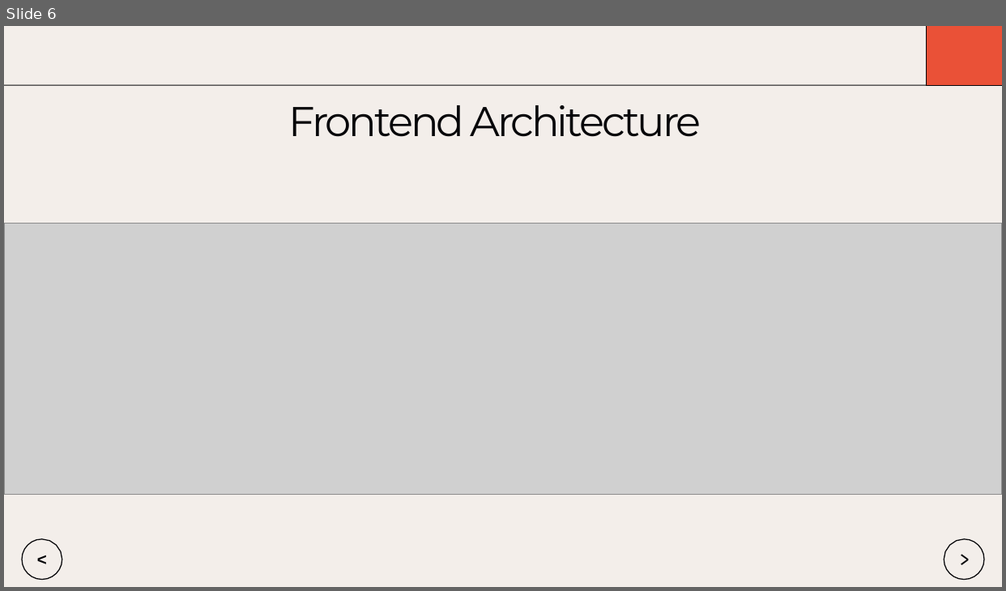
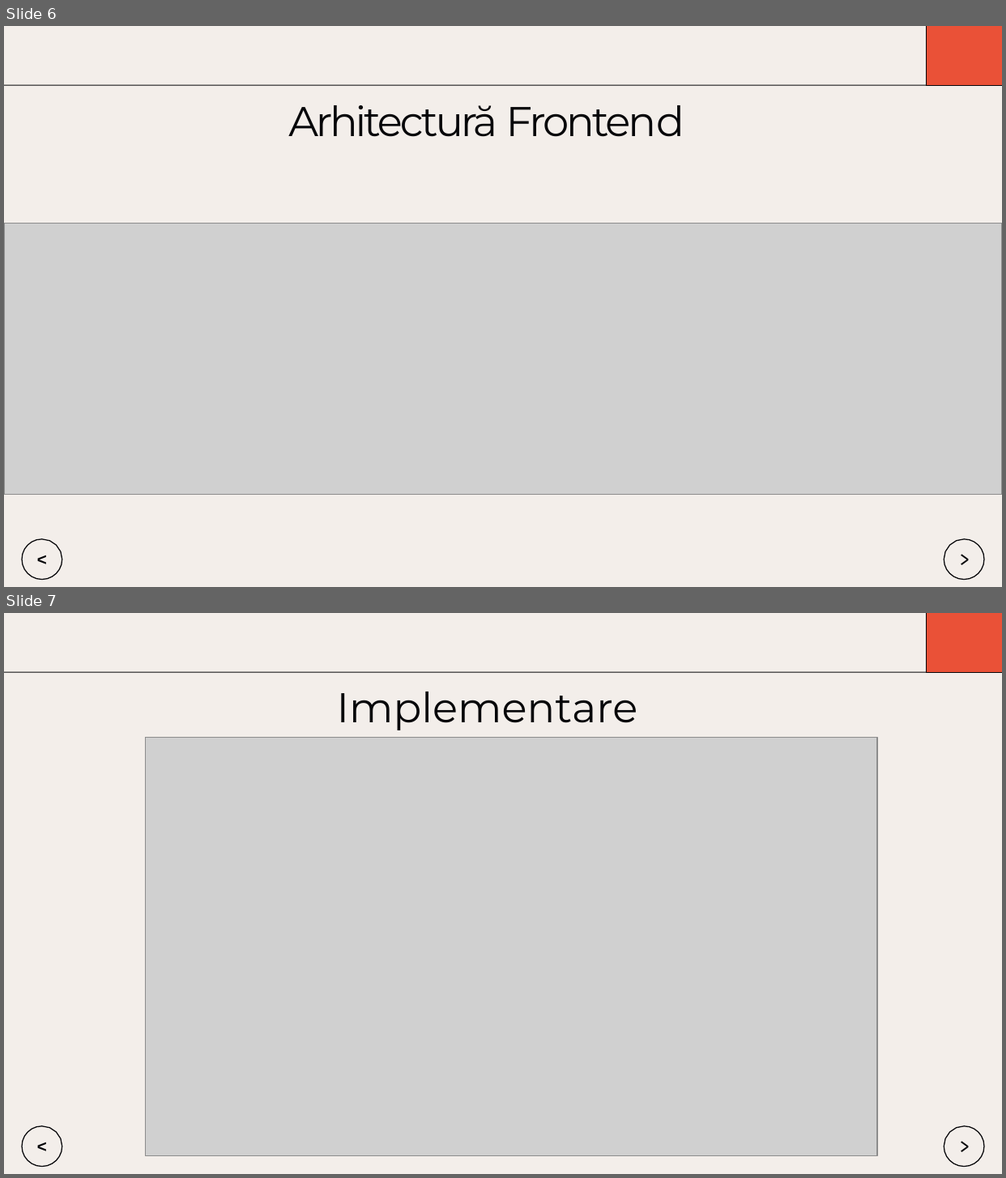
Before and after one commit to Dragomir1401/VisioScience-3D, a slide deck: Roadmap/scss/Prezentare_Final_Dragomir_Andrei.pptx. Shown one above the other, each under a label of ours: slide 6 before the commit, slides 6 and 7 after it. The pictures are 1006x591 and 1006x1178 pixels, drawn with LibreOffice and Linux fonts; fonts in the diff are those of the drawing; grey boxes stand for pictures. Boxes give left, top, right and bottom in pixels: in the first picture for what was removed or moved away, otherwise in the second. Text is boxed around its words. In the diff, an @@ line names an element or a change of style, - is before the commit and + after.

```diff
--- a/Roadmap/scss/Prezentare_Final_Dragomir_Andrei.pptx
+++ b/Roadmap/scss/Prezentare_Final_Dragomir_Andrei.pptx
@@ slide 7 added at (4, 613, 1002, 1174), background #FFFFFF; not listed: 1 template element that a slide beside it also shows @@
@@ freeform shape added at (926, 613, 1002, 673), fill #EA5137 @@
@@ freeform shape added at (926, 613, 1002, 673), outline #060609 0.75 pt @@
@@ freeform shape added at (4, 672, 1002, 673), fill #060609 @@
@@ title added at (337, 692, 638, 730), 30 pt, text #060609 @@
+Implementare
@@ picture added at (146, 738, 877, 1156) @@
@@ freeform shape added at (22, 1126, 62, 1166), outline #060609 0.75 pt @@
@@ text added at (36, 1135, 48, 1160), 12 pt, text #060609, bold @@
+<
@@ freeform shape added at (944, 1126, 984, 1166), outline #060609 0.75 pt @@
@@ text added at (958, 1132, 972, 1162), 15 pt, text #060609 @@
+>
@@ slide 6 changed as well @@
@@ title at (288, 105, 684, 137): text changed @@
-Frontend Architecture
+Arhitectură Frontend
```
Also in this commit, not shown: 6 other slides changed, 8 other slides added, 5 slides removed.
